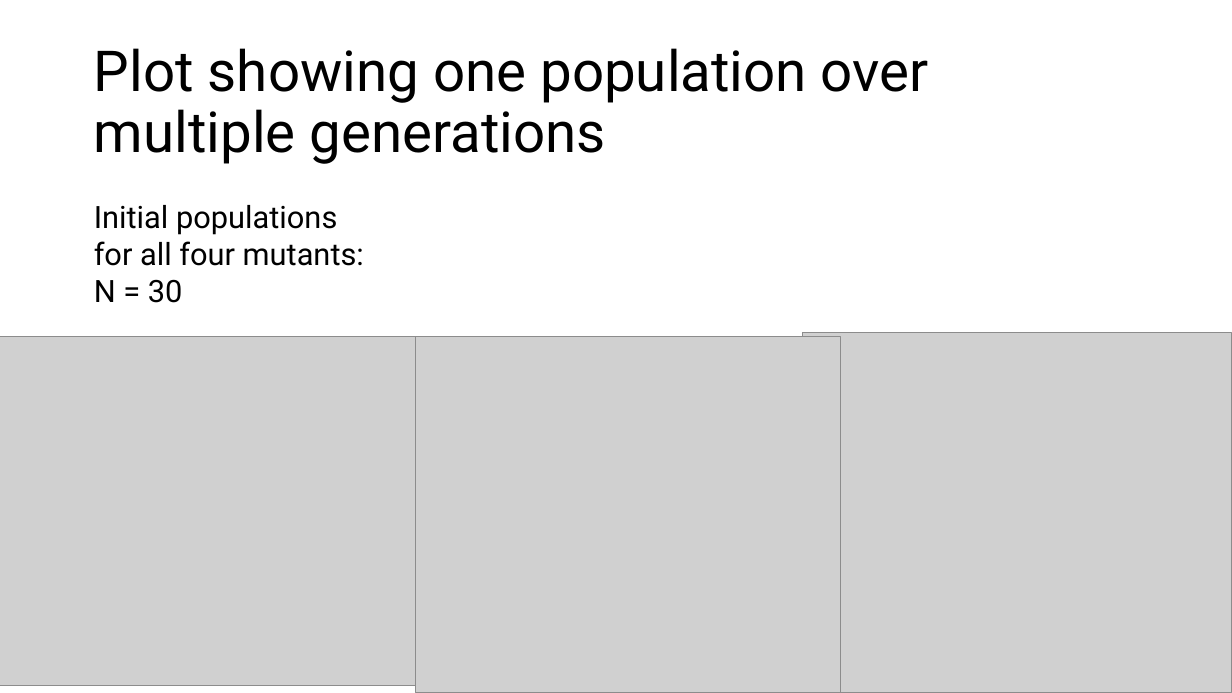
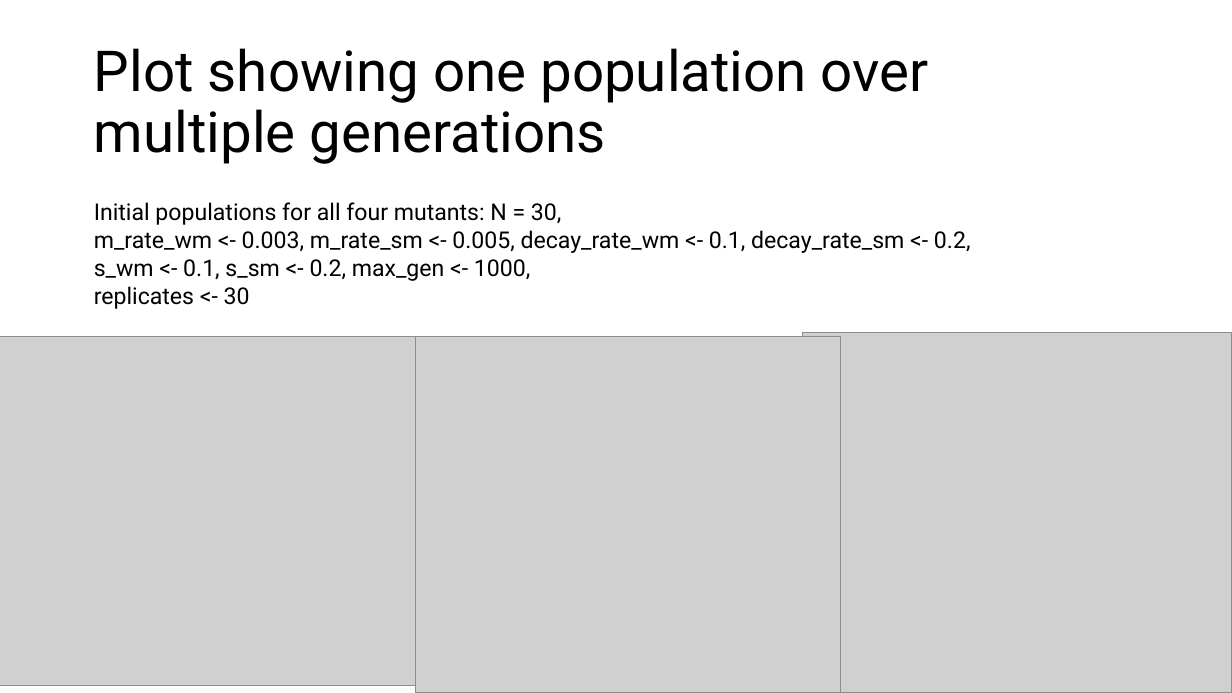
Before and after one commit to Julia-Eggenschwiler/THEEproject_Jaelle_Julia, a slide deck: slide 7 of THEE_project.pptx. Drawn at 1232x693 pixels with LibreOffice and Linux fonts; fonts in the diff are those of the drawing; grey boxes stand for pictures. Boxes give left, top, right and bottom in pixels: in the first picture for what was removed or moved away, otherwise in the second. Text is boxed around its words. In the diff, an @@ line names an element or a change of style, - is before the commit and + after.

```diff
--- a/THEE_project.pptx
+++ b/THEE_project.pptx
@@ text at bbox=[94, 202, 971, 309]: text changed; size 24 to 18 pt @@
-Initial populations for all four mutants: N = 30
+Initial populations for all four mutants: N = 30,
+m_rate_wm <- 0.003, m_rate_sm <- 0.005, decay_rate_wm <- 0.1, decay_rate_sm <- 0.2, s_wm <- 0.1, s_sm <- 0.2, max_gen <- 1000,
+replicates <- 30
```
Also in this commit, not shown: 1 other slide changed.
